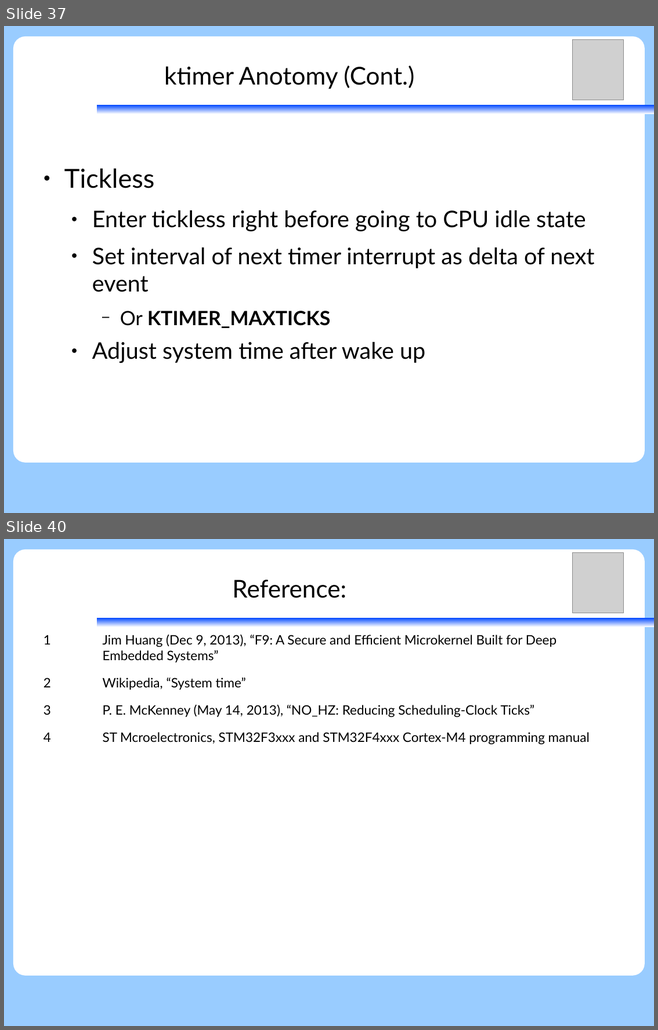
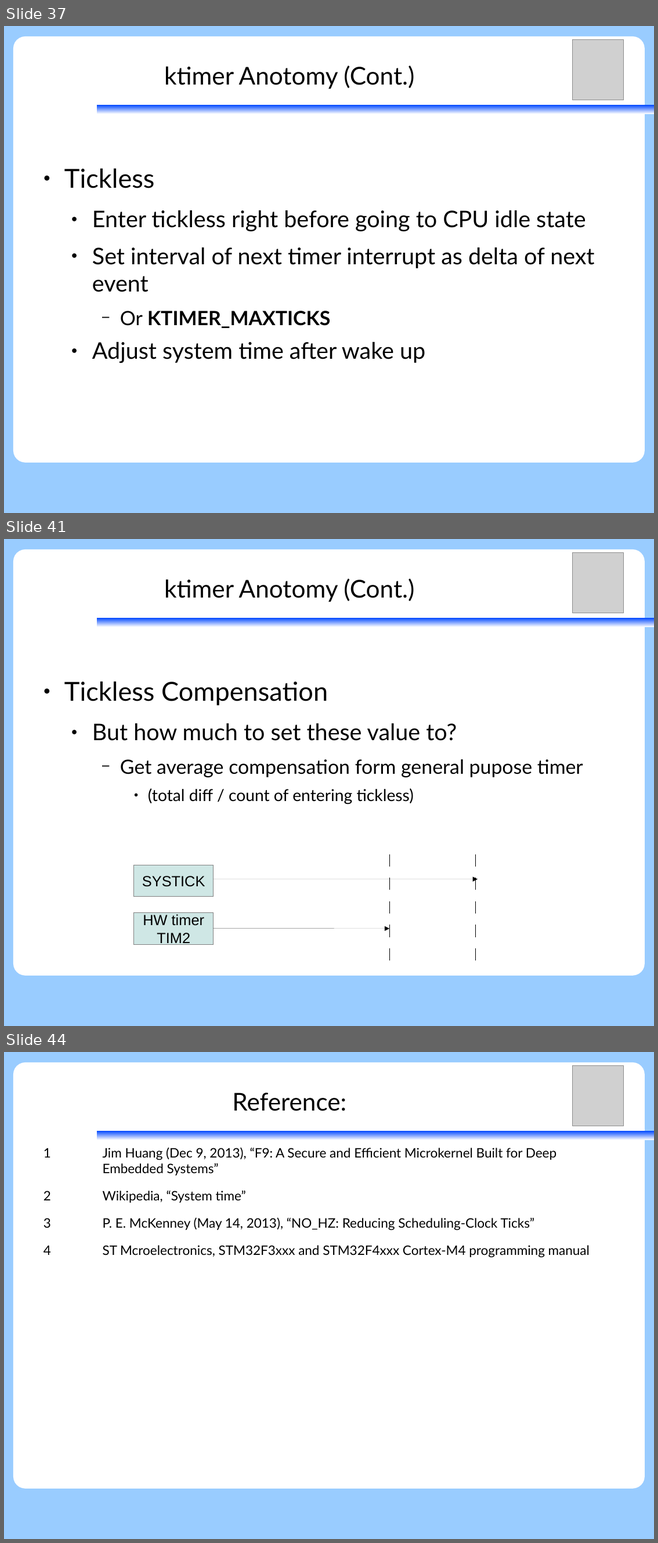
Before and after one commit to vh21/documents, a slide deck: ukernel/f9-microkernel-ktimer.odp. Shown one above the other, each under a label of ours: slides 37 and 40 before the commit, slides 37, 41 and 44 after it; the slides between them are not shown. The pictures are 658x1030 and 658x1543 pixels, drawn with LibreOffice and Linux fonts; fonts in the diff are those of the drawing; grey boxes stand for pictures. Boxes give left, top, right and bottom in pixels: in the first picture for what was removed or moved away, otherwise in the second. Text is boxed around its words. In the diff, an @@ line names an element or a change of style, - is before the commit and + after.

Commit message:
ukernel: f9kernel: update ktimer

```diff
--- a/ukernel/f9-microkernel-ktimer.odp
+++ b/ukernel/f9-microkernel-ktimer.odp
@@ slide 41 added at (x1=4, y1=539, x2=654, y2=1026), background #99CCFF; not listed: 3 template elements that a slide beside it also shows @@
@@ picture added at (x1=573, y1=553, x2=624, y2=613) @@
@@ title added at (x1=164, y1=578, x2=414, y2=602), 30 pt, text #000000 @@
+ktimer Anotomy (Cont.)
@@ text added at (x1=64, y1=681, x2=583, y2=804), 24 pt, text #000000 @@
+● Tickless Compensation
+  ● But how much to set these value to?
+    − Get average compensation form general pupose timer
+      ● (total diff / count of entering tickless)
@@ group added at (x1=134, y1=855, x2=477, y2=965): 2 rectangles, 2 arrows, 2 lines @@
+SYSTICK
+HW timer
+TIM2
@@ what was slide 40 is now slide 44 @@
```
Also in this commit, not shown: 4 slides changed, 4 other slides added, 2 slides removed.
